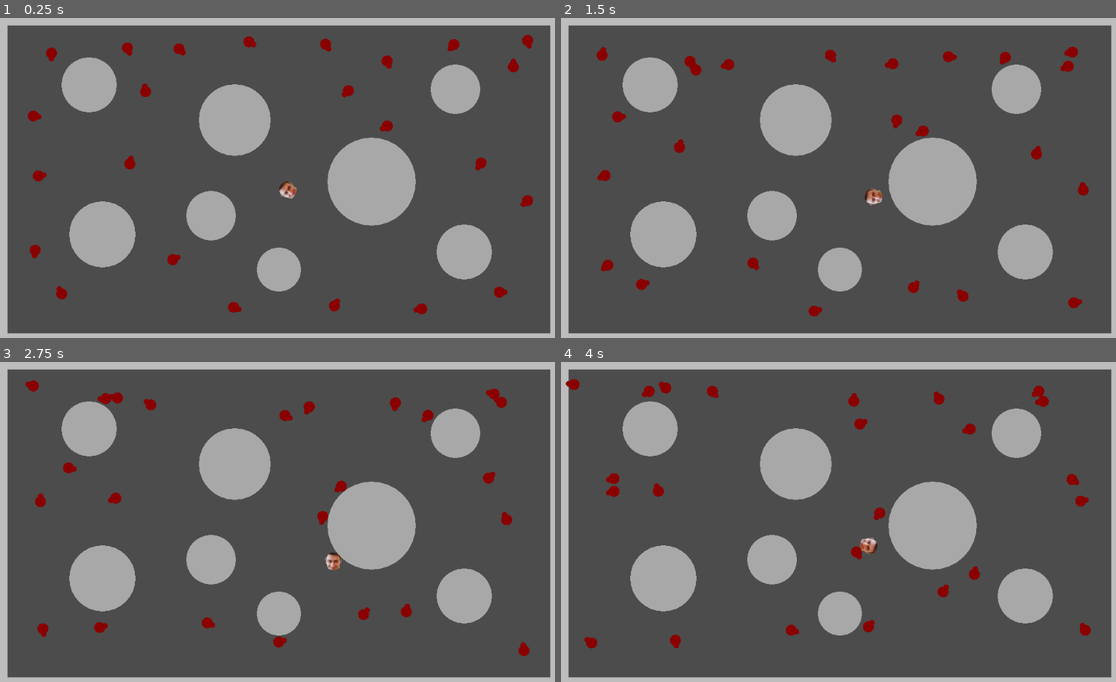
Above: before the commit, frames 1-4 (two rows, left to right).
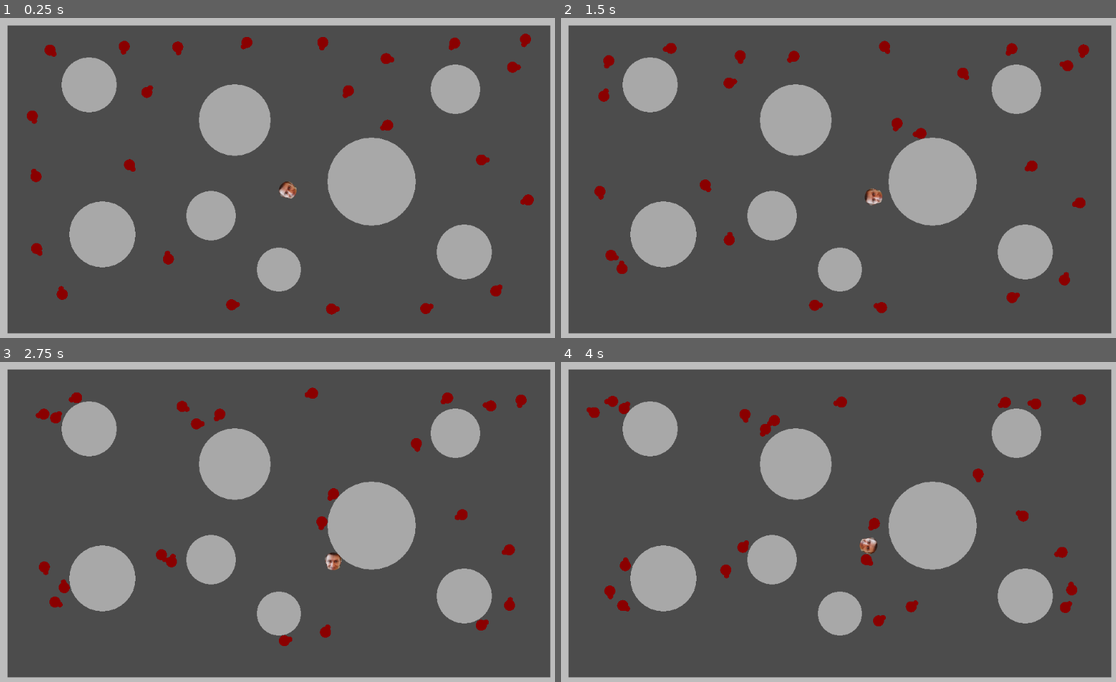
Above: after the commit, the same moments.

Repository: Nabiz/ZombieGameAI
Game: Godot game, scene res://Main.tscn
Same seed, same stepped clock (60 frames per second), same inputs: the game is played once before the commit and once after it.
Inputs (mouse positions are in pixels of both pictures, inside the frame that each line leads up to):
- Up to frame 1 (0.25 s): no input
- Up to frame 2 (1.5 s): move the mouse to (966, 162) at 0.52 s; hold Right (ui_right) 0.53-1.28 s; move the mouse to (727, 197) at 1.27 s; hold Down (ui_down) from 1.28 s (still down)
- Up to frame 3 (2.75 s): move the mouse to (333, 451) at 2.02 s; release Down (ui_down) at 2.03 s; hold Right (ui_right) from 2.03 s (still down)
- Up to frame 4 (4 s): move the mouse to (810, 589) at 2.77 s; release Right (ui_right) at 2.78 s; hold Up (ui_up) 2.78-3.53 s; move the mouse to (1010, 573) at 3.52 s; hold Left (ui_left) from 3.53 s (still down)

The runs differ from the first frame. In frame 1, 1.0% of the frame differs, in the area x 4-97%, y 4-93%; in frame 2, 2.7%; in frame 3, 2.9%; in frame 4, 3.0%, in the area x 0-96%, y 5-90%.

Commit message:
tweeked states

Diff:
--- a/ZombieGame/SteeringBehaviors.gd
+++ b/ZombieGame/SteeringBehaviors.gd
@@ -36,13 +36,13 @@
 			return Vector2.ZERO
 
 func calculate_wander():
-	return 5*wander() + cohesion() + separation() + aligment() + wall_avoidance(Utils.walls) + obstacle_avoidance(Utils.obstacles)
+	return 4*wander() + 0.6*hide(Utils.player, Utils.obstacles) + cohesion() + separation() + aligment() + wall_avoidance(Utils.walls) + obstacle_avoidance(Utils.obstacles)
 
 func calculate_pursuit():
 	return pursuit(Utils.player) + wall_avoidance(Utils.walls) + obstacle_avoidance(Utils.obstacles)
 
 func calculate_hide():
-	return hide(Utils.player, Utils.obstacles) + obstacle_avoidance(Utils.obstacles) + wall_avoidance(Utils.walls) + 0.5*separation()
+	return 0.5 * wander() + hide(Utils.player, Utils.obstacles) + obstacle_avoidance(Utils.obstacles) + wall_avoidance(Utils.walls) + 0.5*separation()
 
 #SEEK
 func seek(target_position: Vector2) -> Vector2:
@@ -79,7 +79,7 @@
 	if to_evader.dot(zombie.heading) > 0 and relative_heading < -0.95:
 		return seek(evader.position)
 	var look_ahead_time: float = to_evader.length() / (zombie.max_speed + evader.velocity.length())
-	return seek(evader.position + evader.velocity * 1.5 * look_ahead_time)
+	return seek(evader.position + evader.velocity * look_ahead_time)
 
 #EVADE
 func evade(pursuer) -> Vector2:
@@ -88,9 +88,9 @@
 	return flee(pursuer.position + pursuer.velocity * look_ahead_time)
 
 #WANDER
-var wander_radius: float = 60
-var wander_distance: float = 20
-var wander_jitter: float = 100
+var wander_radius: float = 50
+var wander_distance: float = 40
+var wander_jitter: float = 80
 var wander_target: Vector2 = Vector2.ZERO
 
 func wander() -> Vector2:
--- a/ZombieGame/Zombie.gd
+++ b/ZombieGame/Zombie.gd
@@ -13,12 +13,12 @@
 
 func _ready() -> void:
 	Utils.zombies.append(self)
-	max_speed = 40
+	max_speed = 50
 	radius = 10
 	steering = SteeringBehaviors.new(self)
 	heading = Vector2.RIGHT
 	side = heading.rotated(PI/2)
-	state = "wander"
+	state = "hide"
 
 func _physics_process(delta) -> void:
 	state = calculate_state()
@@ -34,7 +34,7 @@
 	position.y=clamp(position.y, 20+radius, 580-radius)
 
 func calculate_state():
-	if (position - Utils.player.position).length_squared() < 40000:
+	if (position - Utils.player.position).length_squared() < 50000:
 		state = "pursuit"
 		max_speed = 100
 	return state
@@ -50,3 +50,10 @@
 		var range_radius = radius + zombie.radius
 		if zombie != self and to.length_squared() < range_radius * range_radius:
 			zombie.tagged = true
+
+
+func _on_Timer_timeout():
+	if state != "pursuit":
+		state = ["hide", "wander"][randi() % 2]
+		max_speed = 50
+		$Timer.start(randf() * 5)
--- a/ZombieGame/Zombie.tscn
+++ b/ZombieGame/Zombie.tscn
@@ -4,3 +4,9 @@
 
 [node name="Zombie" type="Node2D"]
 script = ExtResource( 1 )
+
+[node name="Timer" type="Timer" parent="."]
+wait_time = 5.0
+autostart = true
+
+[connection signal="timeout" from="Timer" to="." method="_on_Timer_timeout"]
